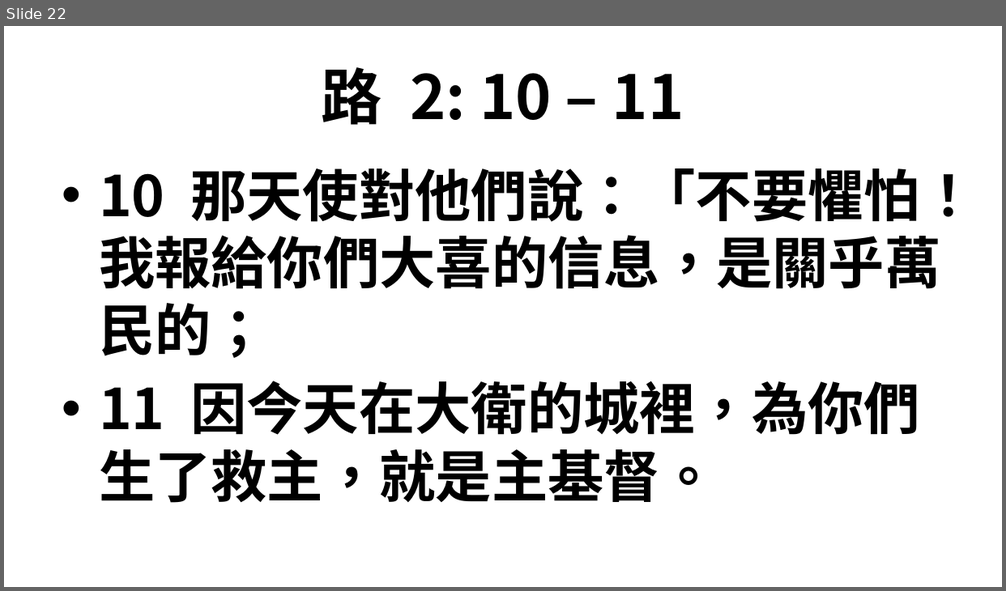
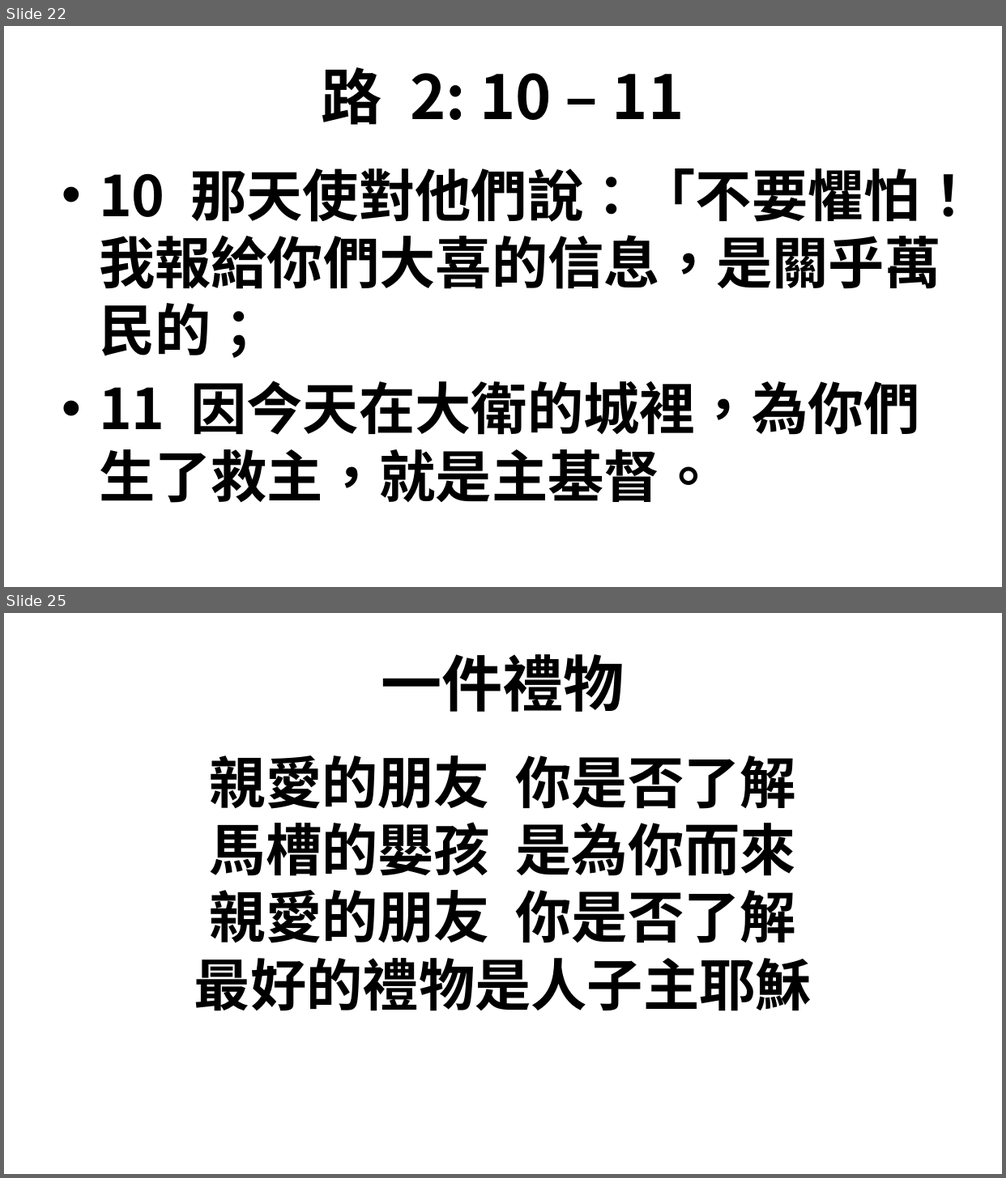
Before and after one commit to batisuoc/bible-school, a slide deck: 2021年主日學慶祝聖誕.pptx. Shown one above the other, each under a label of ours: slide 22 before the commit, slides 22 and 25 after it; the slides between them are not shown. The pictures are 1006x591 and 1006x1178 pixels, drawn with LibreOffice and Linux fonts; fonts in the diff are those of the drawing; background and template pictures are left out. Boxes give left, top, right and bottom in pixels: in the first picture for what was removed or moved away, otherwise in the second. Text is boxed around its words. In the diff, an @@ line names an element or a change of style, - is before the commit and + after.

```diff
--- a/2021年主日學慶祝聖誕.pptx
+++ b/2021年主日學慶祝聖誕.pptx
@@ slide 25 added at <box>4,613,1002,1174</box>, background picture (left out) @@
@@ title added at <box>381,654,624,712</box>, 58.7 pt, text #000000, bold @@
+一件禮物
@@ text added at <box>194,756,812,1012</box>, 54 pt, text #000000, bold @@
+親愛的朋友 你是否了解
+馬槽的嬰孩 是為你而來
+親愛的朋友 你是否了解
+最好的禮物是人子主耶穌
```
Also in this commit, not shown: 3 other slides added, 3 other files.
